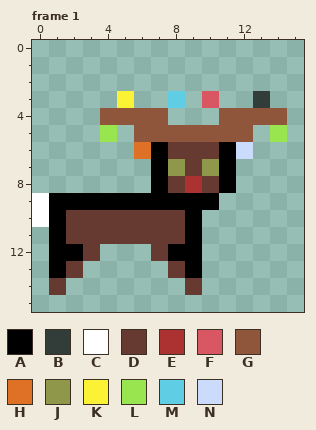
Two versions of one pixel-art file, christmass_deer.ase. The picture above was drawn from the file before the commit.
16x16 pixels, 1 frame. Shown: frame 1. The commit also changed other frames, which this record leaves out.
Palette (. is transparent): A #000000  B #323c39  C #ffffff  D #663931  E #ac3232  F #d95763  G #8f563b  H #df7126  J #8f974a  K #fbf236  L #99e550  M #5fcde4  N #cbdbfc
After:
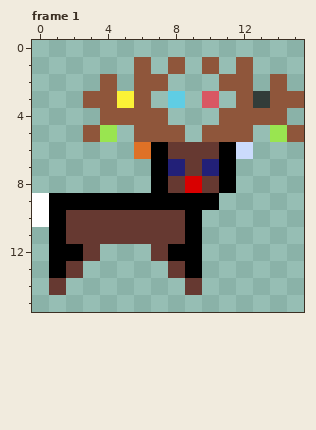
Changes in this commit:
@@ palette @@
-E #ac3232
+E #d90000
-J #8f974a
+J #222078
--- frame 1
@@ x 0..15 @@
  0 ................
- 1 ................
- 2 ................
- 3 .....K..M.F..B..
+ 1 ......G.G.G.G...
+ 2 ....G.GG...GG.G.
+ 3 ...GGKG.M.F.GBGG
  4 ....GGGG...GGGG.
- 5 ....L.GGGGGGG.L.
+ 5 ...GL.GGG.GGG.LG
  6 ......HADDDAN...
Boxes around the changes in both pictures, in picture pixels (x1, y1, x2, y2):
changed: (83, 57, 304, 193)
